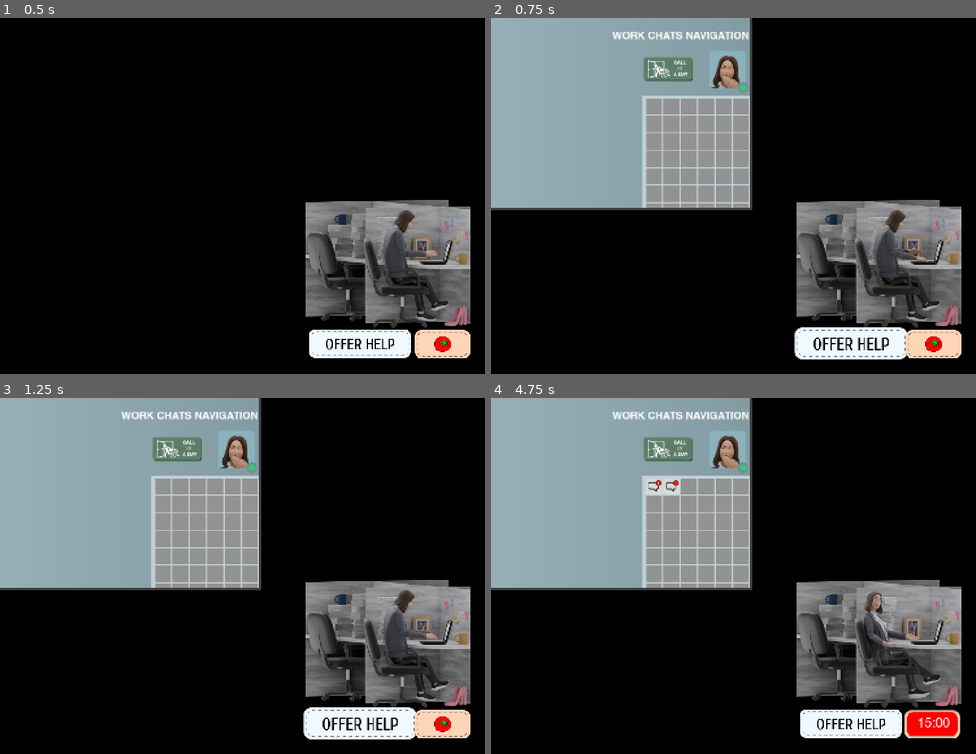
Above: before the commit, frames 1-4 (two rows, left to right).
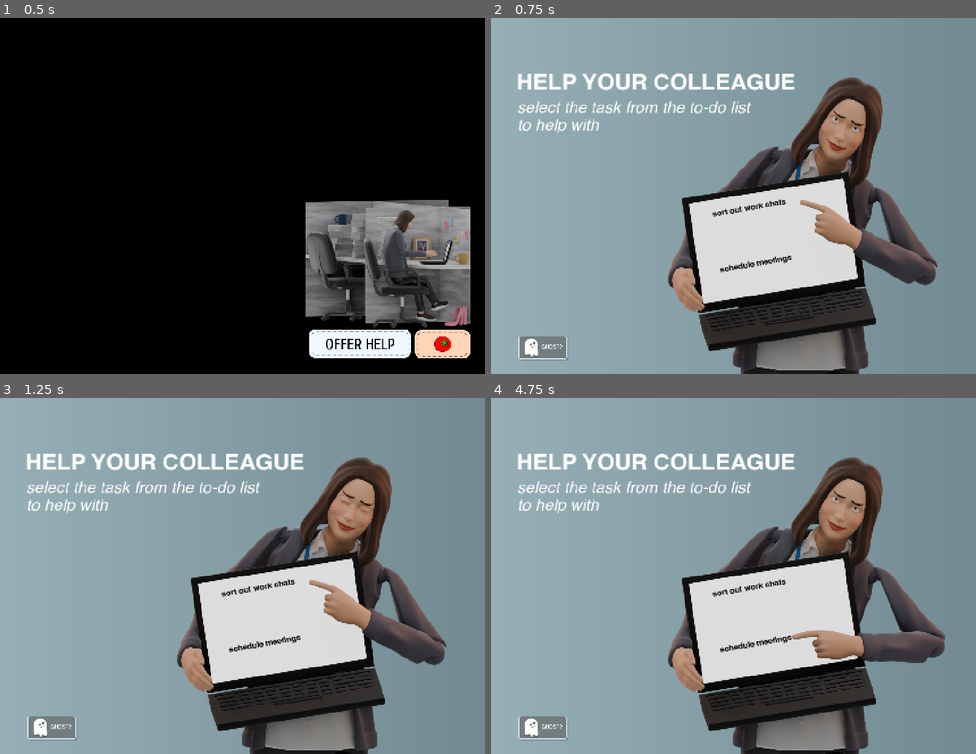
Above: after the commit, the same moments.

Repository: grkovalev/office-game
Game: Godot game, scene res://node.tscn
Two runs of this game, one before a commit and one after it. Both use one fixed random seed, a clock stepped at 60 frames per second and the inputs below.
Inputs (mouse positions are in pixels of both pictures, inside the frame that each line leads up to):
- Up to frame 1 (0.5 s): no input
- Up to frame 2 (0.75 s): click (849, 345) at 0.5 s
- Up to frame 3 (1.25 s): no input
- Up to frame 4 (4.75 s): click (932, 725) at 1.25 s; click (932, 725) at 2 s; click (655, 487) at 2.77 s; click (699, 593) at 3.52 s; click (670, 487) at 4.27 s

Frame 1 is identical in both runs. In frame 2, 73% of the frame differs, in the area x 0-100%, y 0-100%; in frame 3, 73%; in frame 4, 74%.

Commit message:
offer help button triggers menu scene, ghost button exits it

Diff:
--- a/main.gd
+++ b/main.gd
@@ -1,6 +1,6 @@
 extends Node2D
 
-const MINESWEEPER_SCENE := preload("res://minesweeper.tscn")
+const MENUGAMEPICK_SCENE := preload("res://menugamepick.tscn")
 
 func _ready() -> void:
 	get_tree().get_root().set_transparent_background(true)
@@ -8,6 +8,5 @@
 
 func _on_btn_offer_help_pressed() -> void:
 	$btn_tomat.pause_if_running()
-	var minesweeper := MINESWEEPER_SCENE.instantiate()
-	get_tree().root.add_child(minesweeper)
-	minesweeper.get_node("Window").popup_centered()
+	var menugamepick := MENUGAMEPICK_SCENE.instantiate()
+	get_tree().root.add_child(menugamepick)
--- /dev/null
+++ b/menugamepick.gd
@@ -0,0 +1,9 @@
+extends Node2D
+
+@onready var exitbtn: TextureButton = $exitbtn
+
+func _ready() -> void:
+	exitbtn.pressed.connect(_on_exitbtn_pressed)
+
+func _on_exitbtn_pressed() -> void:
+	queue_free()
--- a/menugamepick.tscn
+++ b/menugamepick.tscn
@@ -12,6 +12,7 @@
 [ext_resource type="Texture2D" uid="uid://dktem4hvo45wn" path="res://ui_buttons/menugamepick/bookmarkbtn.png" id="10_kjn7q"]
 [ext_resource type="Script" uid="uid://cthnwkgja4w3y" path="res://animbttn.gd" id="11_vy2nc"]
 [ext_resource type="Texture2D" uid="uid://cgc2ig4irfg0b" path="res://ui_buttons/menugamepick/ghostbtn.png" id="12_vy2nc"]
+[ext_resource type="Script" uid="uid://c6cjlthun3cct" path="res://menugamepick.gd" id="13_menupick"]
 
 [sub_resource type="Gradient" id="Gradient_mxn5k"]
 colors = PackedColorArray(0.5897706, 0.686903, 0.71425915, 1, 0.44313726, 0.5411765, 0.5686275, 1)
@@ -49,6 +50,7 @@
 }]
 
 [node name="main_menugamepick" type="Node2D" unique_id=527487234]
+script = ExtResource("13_menupick")
 
 [node name="bg_color" type="TextureRect" parent="." unique_id=902250154]
 offset_left = -15.0
--- a/node.tscn
+++ b/node.tscn
@@ -103,18 +103,18 @@
 "speed": 5.0
 }]
 
-[node name="main" type="Node2D"]
+[node name="main" type="Node2D" unique_id=1271320692]
 position = Vector2(-416, 512)
 script = ExtResource("1_sy5k4")
 
-[node name="anim_idlescreen" type="AnimatedSprite2D" parent="."]
+[node name="anim_idlescreen" type="AnimatedSprite2D" parent="." unique_id=1451927943]
 texture_repeat = 2
 position = Vector2(1616, 216)
 sprite_frames = SubResource("SpriteFrames_rl2iq")
 animation = &"nonanim_pause"
 autoplay = "anim_idle_default"
 
-[node name="btn_offer_help" type="TextureButton" parent="."]
+[node name="btn_offer_help" type="TextureButton" parent="." unique_id=1635866754]
 offset_left = 1367.0
 offset_top = 450.0
 offset_right = 1691.0
@@ -122,7 +122,7 @@
 texture_normal = ExtResource("2_e2u21")
 script = ExtResource("22_o6fs4")
 
-[node name="btn_tomat" type="TextureButton" parent="." node_paths=PackedStringArray("anim_sprite")]
+[node name="btn_tomat" type="TextureButton" parent="." unique_id=1076095239 node_paths=PackedStringArray("anim_sprite")]
 offset_left = 1695.0
 offset_top = 452.0
 offset_right = 1874.0
@@ -133,10 +133,10 @@
 cooldown_texture = ExtResource("23_8jewq")
 anim_sprite = NodePath("../anim_idlescreen")
 
-[node name="btn_tomat_toggle" type="Node" parent="btn_tomat"]
+[node name="btn_tomat_toggle" type="Node" parent="btn_tomat" unique_id=1352014683]
 script = ExtResource("22_qv2vy")
 
-[node name="Label" type="Label" parent="btn_tomat"]
+[node name="Label" type="Label" parent="btn_tomat" unique_id=434899220]
 layout_mode = 0
 offset_left = 4.0
 offset_top = 23.0
Not shown, added: menugamepick.gd.uid
Not shown: 1 places in node.tscn that only renumber resources
